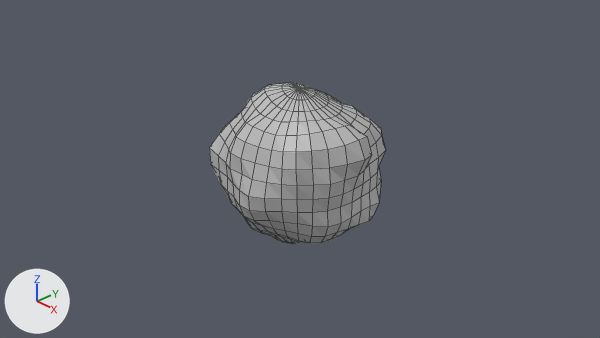
A saved change to the Blender file Resources/Player/Player.blend.
One viewpoint serves both versions: the file's camera 'Camera'. Every picture has the same lights, and +X, +Y and +Z are marked at lower left. Mesh edges are drawn as thin lines.

The first picture shows '球'.
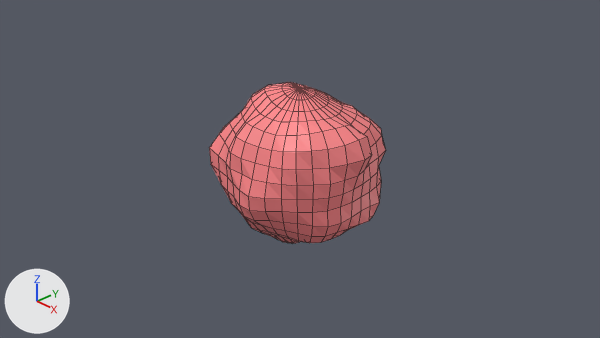
The edits, one by one:
Picture 'Player.png' (img_player_png) is new.
In material 'マテリアル' (mat_マテリアル), base_color is no longer (0.5, 0.5, 0.5), grey #bcbcbc.
In material 'マテリアル' (mat_マテリアル), texture is now set to img_player_png.

Location of each change, [x1, y1, x2, y2] in pixels of the pictures (600 x 338 px):
'球', surface changed (grey to pink)
    both: [209, 82, 386, 243]
